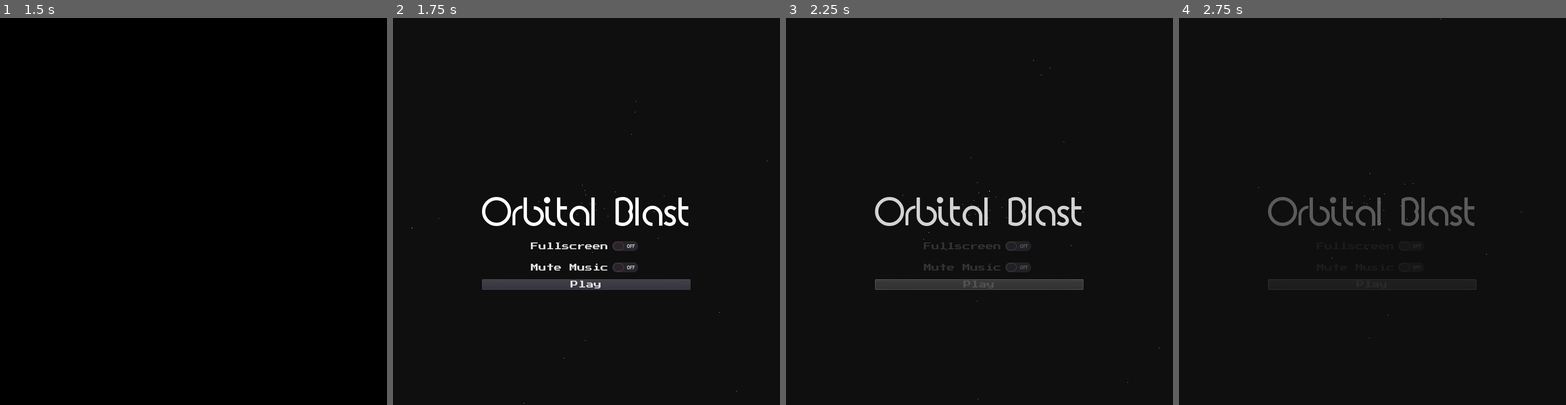
Above: before the commit, frames 1-4 (left to right).
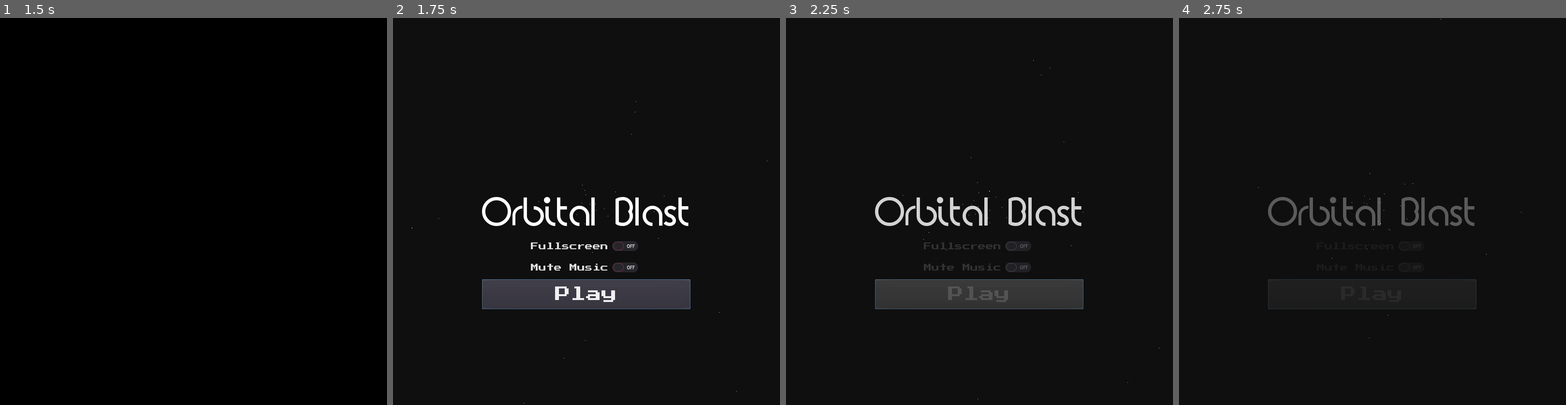
Above: after the commit, the same moments.

Repository: doctor-g/LD47
Game: Godot game, scene res://src/SplashScreen.tscn
Two runs of this game, one before a commit and one after it. Both use one fixed random seed, a clock stepped at 60 frames per second and the inputs below.
Inputs (mouse positions are in pixels of both pictures, inside the frame that each line leads up to):
- Up to frame 1 (1.5 s): tap Enter at 0.5 s; move the mouse to (278, 192) at 0.52 s; hold D (move_right) 0.53-1.28 s; hold Space (fire) 0.53-1.28 s; click (278, 192) at 0.67 s; move the mouse to (116, 230) at 1.27 s; hold S (move_down) from 1.28 s (still down); tap Space (fire) at 1.35 s
- Up to frame 2 (1.75 s): keep holding S (move_down)
- Up to frame 3 (2.25 s): release S (move_down) at 2 s; click "Play" at 2 s
- Up to frame 4 (2.75 s): no input

Frame 1 is identical in both runs. In frame 2, 2.9% of the frame differs, in the area x 23-77%, y 67-76%; in frame 3, 2.9%; in frame 4, 0.3%.

Commit message:
Increase play button size and make it grab focus

Diff:
--- a/project/src/Level.gd
+++ b/project/src/Level.gd
@@ -12,6 +12,9 @@
 onready var _score_label : Label = $ScoreLabel
 onready var _start_sound := $StartSound
 
+
+func _ready() -> void:
+	$MainMenuControl/PlayButton.grab_focus()
 
 func _on_Alien_destroyed() -> void:
 	_score += 10
--- a/project/src/Level.tscn
+++ b/project/src/Level.tscn
@@ -16,6 +16,12 @@
 [sub_resource type="DynamicFont" id=2]
 size = 92
 font_data = ExtResource( 6 )
+
+[sub_resource type="DynamicFont" id=6]
+size = 32
+extra_spacing_top = 12
+extra_spacing_bottom = 12
+font_data = ExtResource( 4 )
 
 [sub_resource type="Animation" id=3]
 resource_name = "GameOverFadeIn"
@@ -155,6 +161,20 @@
 "update": 1,
 "values": [ false ]
 }
+tracks/8/type = "method"
+tracks/8/path = NodePath("MainMenuControl/PlayButton")
+tracks/8/interp = 1
+tracks/8/loop_wrap = true
+tracks/8/imported = false
+tracks/8/enabled = true
+tracks/8/keys = {
+"times": PoolRealArray( 2 ),
+"transitions": PoolRealArray( 1 ),
+"values": [ {
+"args": [  ],
+"method": "grab_focus"
+} ]
+}
 
 [sub_resource type="Animation" id=5]
 resource_name = "MenuFadeOut"
@@ -244,7 +264,6 @@
 
 [node name="GameOverControl" type="VBoxContainer" parent="."]
 visible = false
-modulate = Color( 1, 1, 1, 0 )
 anchor_left = 0.5
 anchor_top = 0.5
 anchor_right = 0.5
@@ -330,8 +349,8 @@
 [node name="PlayButton" type="Button" parent="MainMenuControl"]
 margin_top = 189.0
 margin_right = 431.0
-margin_bottom = 211.0
-custom_fonts/font = ExtResource( 8 )
+margin_bottom = 251.0
+custom_fonts/font = SubResource( 6 )
 text = "Play"
 
 [node name="AnimationPlayer" type="AnimationPlayer" parent="."]
Not shown: 1 places in project/src/Level.tscn that only renumber resources
